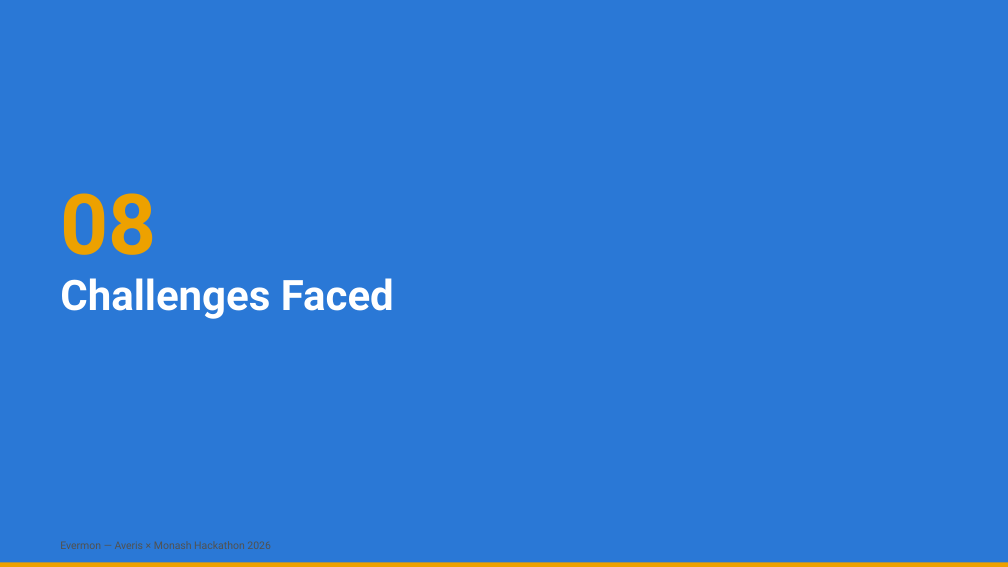
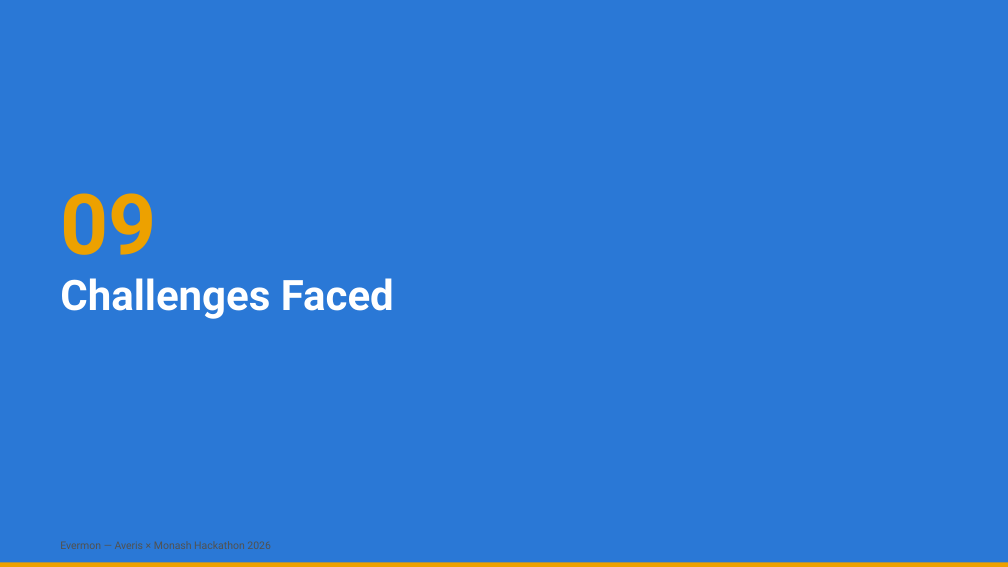
Before and after one commit to ponli550/Evermon, a slide deck: slide 19 of docs/AverisMonash2026.pptx (slide 17 before the commit). Drawn at 1008x567 pixels with LibreOffice and Linux fonts; fonts in the diff are those of the drawing. Boxes give left, top, right and bottom in pixels: in the first picture for what was removed or moved away, otherwise in the second. Text is boxed around its words. In the diff, an @@ line names an element or a change of style, - is before the commit and + after.

```diff
--- a/docs/AverisMonash2026.pptx
+++ b/docs/AverisMonash2026.pptx
@@ text at [60,193,156,255]: text changed @@
-08
+09
```
Also in this commit, not shown: 8 other slides changed, 2 slides added, 7 other files.
